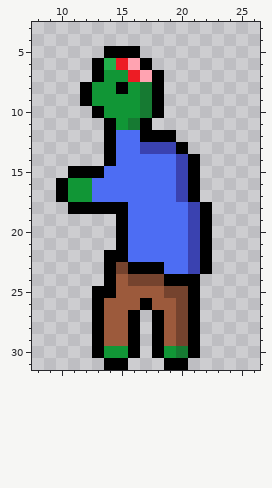
A pixel-art sprite gets an edit: src/main/resources/Monster/Zombie/Zombie_UP.png. This is how it looked before the edit.
The file is 32x32 pixels. Shown: x 8..26, y 3..31.
Now the later version:
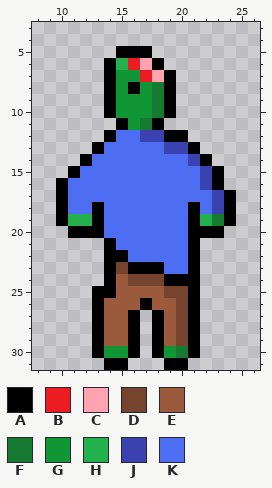
Palette (. is transparent): A #000000  B #ed1c24  C #ffa3b1  D #75432e  E #9c5a3c  F #167a32  G #119636  H #22b14c  J #3a42b0  K #4d6df3
The exact change:
y 5: x 14 A -> .; x 17 . -> A
y 6: x 13..18 AHBCA. -> .AHBCA
y 7: x 13..14 AG -> .A; x 16..19 BCA. -> GBCA
y 8: x 12..19 AGGAGFA. -> ..AGAGFA
y 9: x 12..14 AGG -> ..A; x 17..19 FA. -> GFA
y 10: x 13..14 AG -> .A; x 17..19 FA. -> GFA
y 11: x 14..18 AGFA. -> .AGFA
y 12: x 17..18 AA -> JJ; x 20 . -> A
y 13: x 13..14 .A -> AK; x 17..18 JJ -> KK; x 20..21 A. -> JA
y 14: x 12..14 ..A -> AKK; x 20..22 JA. -> KJA
y 15: x 12..13 AA -> KK; x 20..23 JA.. -> KKJA
y 16: x 11..12 GG -> KK; x 20..23 JA.. -> KKJA
y 17: x 11..12 GG -> KK; x 20..24 JA... -> KKKJA
y 18: x 10..12 .AA -> AKK; x 14..15 AA -> KK; x 21..24 JA.. -> AKJA
y 19: x 10..15 .....A -> AHHAKK; x 21..24 JA.. -> AHFA
y 20: x 11..15 ....A -> AAAKK; x 21 J -> A; x 23 . -> A
y 21: x 14..15 .A -> AK; x 21..22 JA -> A.
y 22..23: x 21..22 JA -> A.
Pixel boxes of the changes (left, top, right, bottom) in both pictures:
changed: (56, 46, 236, 274)
